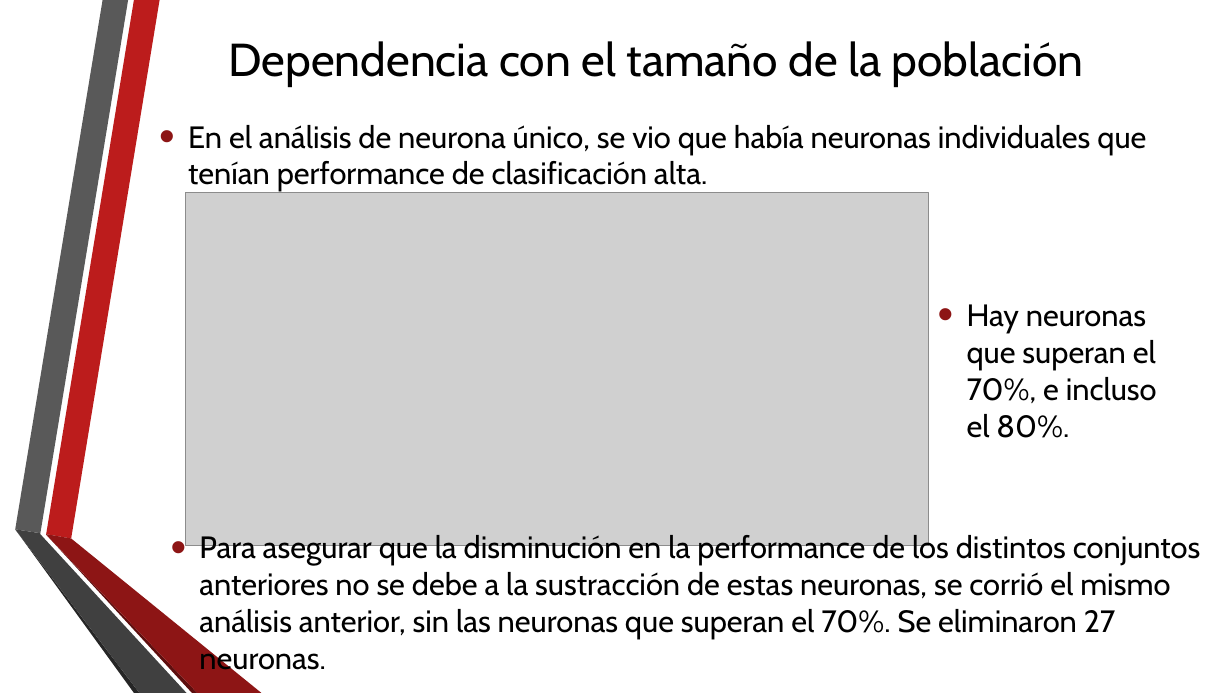
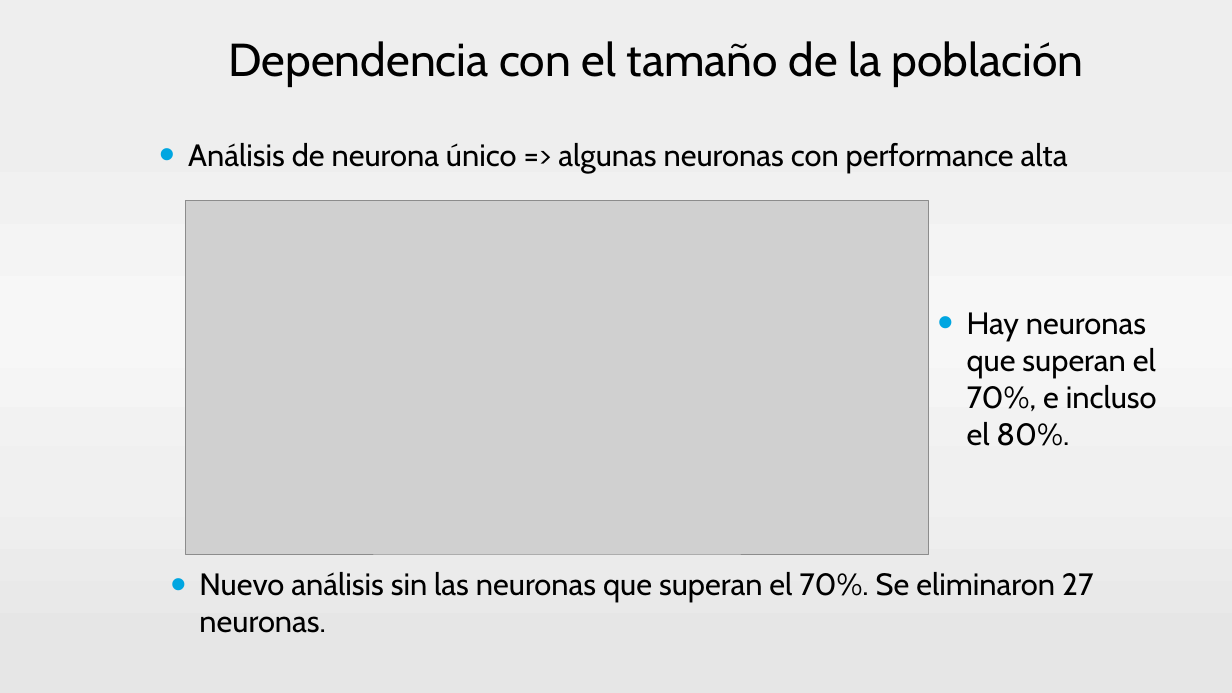
Before and after one commit to neozero86/tesis-megea, a slide deck: slide 47 of Presentacion/PresentacionTesis.pptx (slide 48 before the commit). Drawn at 1232x693 pixels with LibreOffice and Linux fonts; fonts in the diff are those of the drawing; grey boxes stand for pictures; background and template pictures are left out. Boxes give left, top, right and bottom in pixels: in the first picture for what was removed or moved away, otherwise in the second. Text is boxed around its words. In the diff, an @@ line names an element or a change of style, - is before the commit and + after.

```diff
--- a/Presentacion/PresentacionTesis.pptx
+++ b/Presentacion/PresentacionTesis.pptx
@@ background picture (left out) to gradient #EEEEEE to #F1F1F1 to #F7F7F7 to #F0F0F0 to #E6E6E6 @@
@@ text at <box>188,143,1068,173</box>: text changed @@
-• En el análisis de neurona único, se vio que había neuronas individuales que tenían performance de clasificación alta.
+• Análisis de neurona único => algunas neuronas con performance alta
@@ picture: place and size @@
-picture at <box>186,192,929,546</box>
+picture at <box>186,201,929,555</box>
@@ text "Hay neuronas que superan el ...": place and size @@
-text "Hay neuronas que superan el ..." at <box>967,304,1157,438</box>
+text "Hay neuronas que superan el ..." at <box>967,312,1157,446</box>
@@ text "Hay neuronas que superan el ..." at <box>967,312,1157,446</box>: bullet colour #8D1515 to #00A6E1 @@
@@ group removed at <box>15,0,262,693</box>: 6 freeform shapes @@
@@ text at <box>199,572,1094,633</box>: text changed @@
-• Para asegurar que la disminución en la performance de los distintos conjuntos anteriores no se debe a la sustracción de estas neuronas, se corrió el mismo análisis anterior, sin las neuronas que superan el 70%. Se eliminaron 27 neuronas.
+• Nuevo análisis sin las neuronas que superan el 70%. Se eliminaron 27 neuronas.
```
Also in this commit, not shown: 67 other slides changed, 2 slides added, 2 slides removed.
